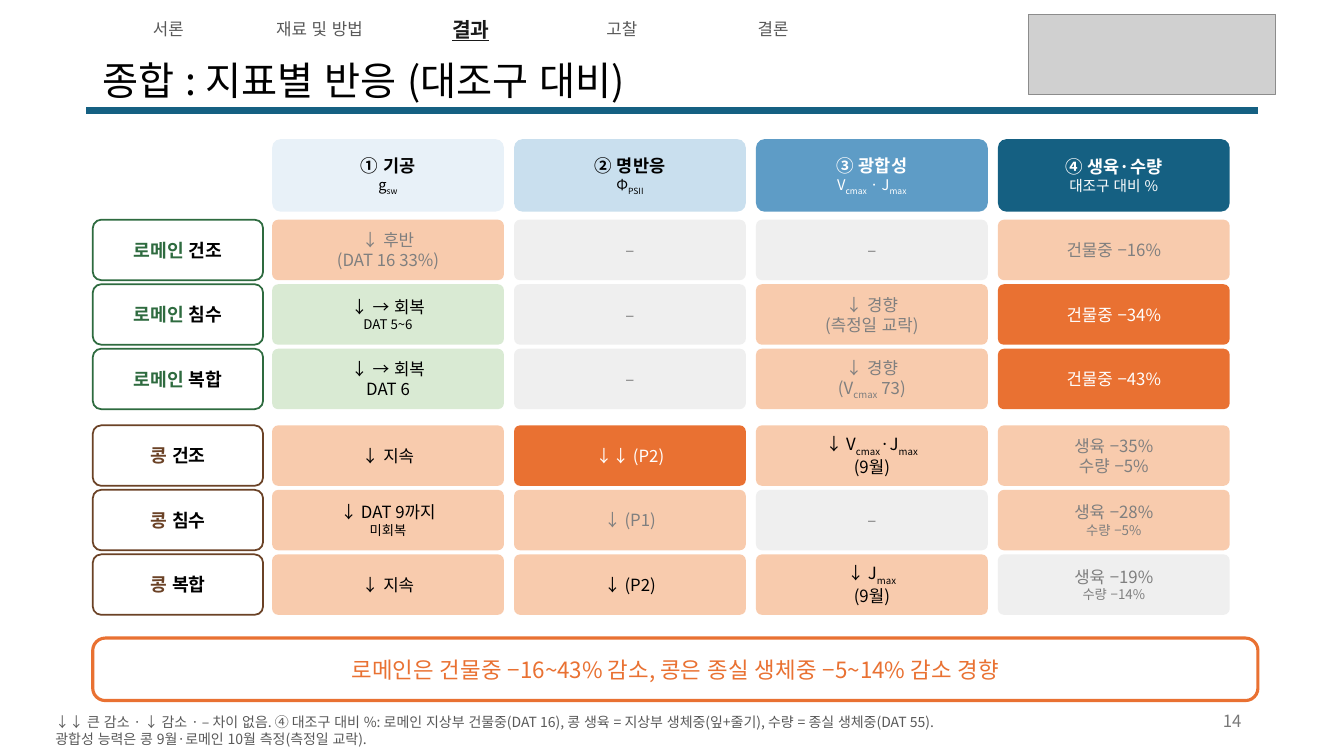
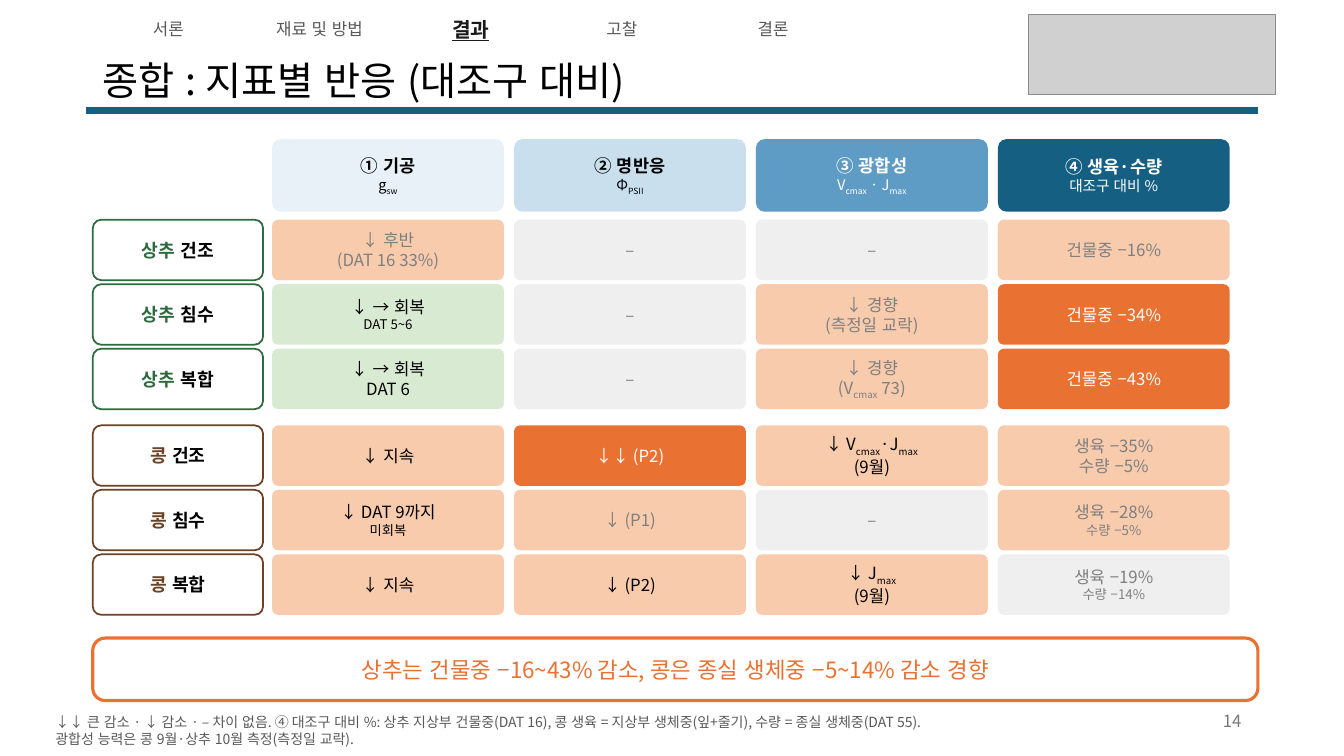
Before and after one commit to YunJM20/-, a slide deck: slide 14 of 구두발표_콩vs로메인상추_v6.pptx. Drawn at 1344x756 pixels with LibreOffice and Linux fonts; fonts in the diff are those of the drawing; grey boxes stand for pictures. Boxes give left, top, right and bottom in pixels: in the first picture for what was removed or moved away, otherwise in the second. Text is boxed around its words. In the diff, an @@ line names an element or a change of style, - is before the commit and + after.

```diff
--- a/구두발표_콩vs로메인상추_v6.pptx
+++ b/구두발표_콩vs로메인상추_v6.pptx
@@ text in rounded rectangle at (142,241,213,259): text changed @@
-로메인 건조
+상추 건조
@@ text in rounded rectangle at (142,305,213,323): text changed @@
-로메인 침수
+상추 침수
@@ text in rounded rectangle at (142,370,213,388): text changed @@
-로메인 복합
+상추 복합
@@ text in rounded rectangle at (362,659,989,682): text changed @@
-로메인은 건물중 −16~43% 감소, 콩은 종실 생체중 −5~14% 감소 경향
+상추는 건물중 −16~43% 감소, 콩은 종실 생체중 −5~14% 감소 경향
@@ text at (55,715,921,747): text changed @@
-↓↓ 큰 감소 · ↓ 감소 · – 차이 없음. ④ 대조구 대비 %: 로메인 지상부 건물중(DAT 16), 콩 생육 = 지상부 생체중(잎+줄기), 수량 = 종실 생체중(DAT 55). 광합성 능력은 콩 9월·로메인 10월 측정(측정일 교락).
+↓↓ 큰 감소 · ↓ 감소 · – 차이 없음. ④ 대조구 대비 %: 상추 지상부 건물중(DAT 16), 콩 생육 = 지상부 생체중(잎+줄기), 수량 = 종실 생체중(DAT 55). 광합성 능력은 콩 9월·상추 10월 측정(측정일 교락).
```
Also in this commit, not shown: 21 other slides changed.
